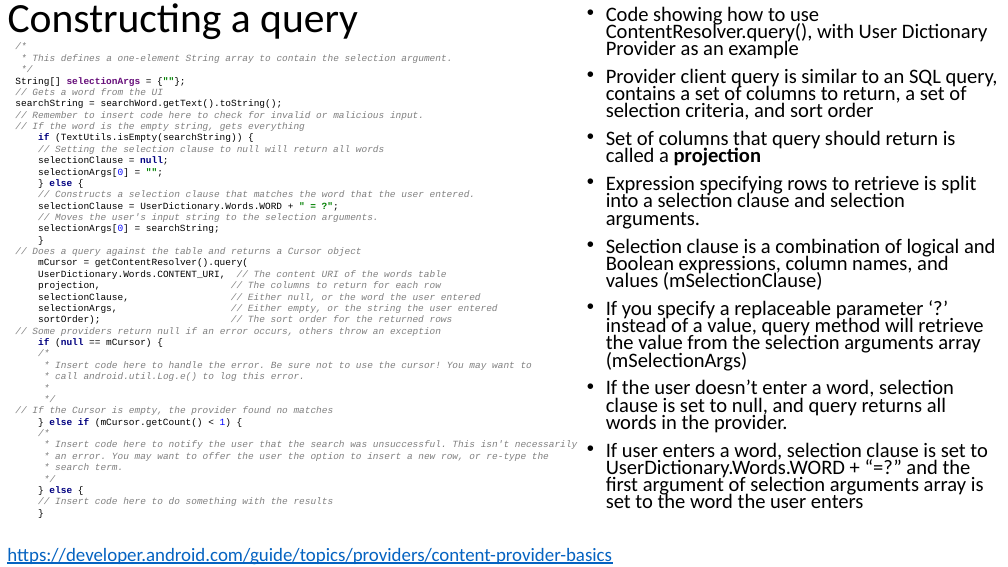
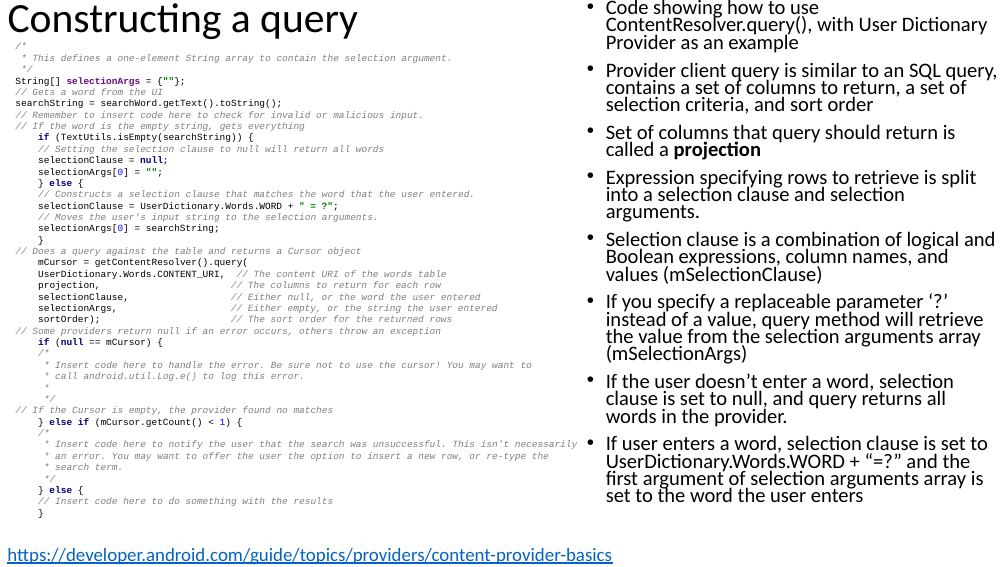
Before and after one commit to russellu/cs230, a slide deck: slide 17 of Lecture_12.pptx. Drawn at 1008x567 pixels with LibreOffice and Linux fonts; fonts in the diff are those of the drawing. Boxes give left, top, right and bottom in pixels: in the first picture for what was removed or moved away, otherwise in the second. Text is boxed around its words. In the diff, an @@ line names an element or a change of style, - is before the commit and + after.

```diff
--- a/Lecture_12.pptx
+++ b/Lecture_12.pptx
@@ text "Code showing how to use ...": place and size @@
-text "Code showing how to use ..." at (606,6,998,508)
+text "Code showing how to use ..." at (606,0,998,502)
```
Also in this commit, not shown: 4 other slides changed.
